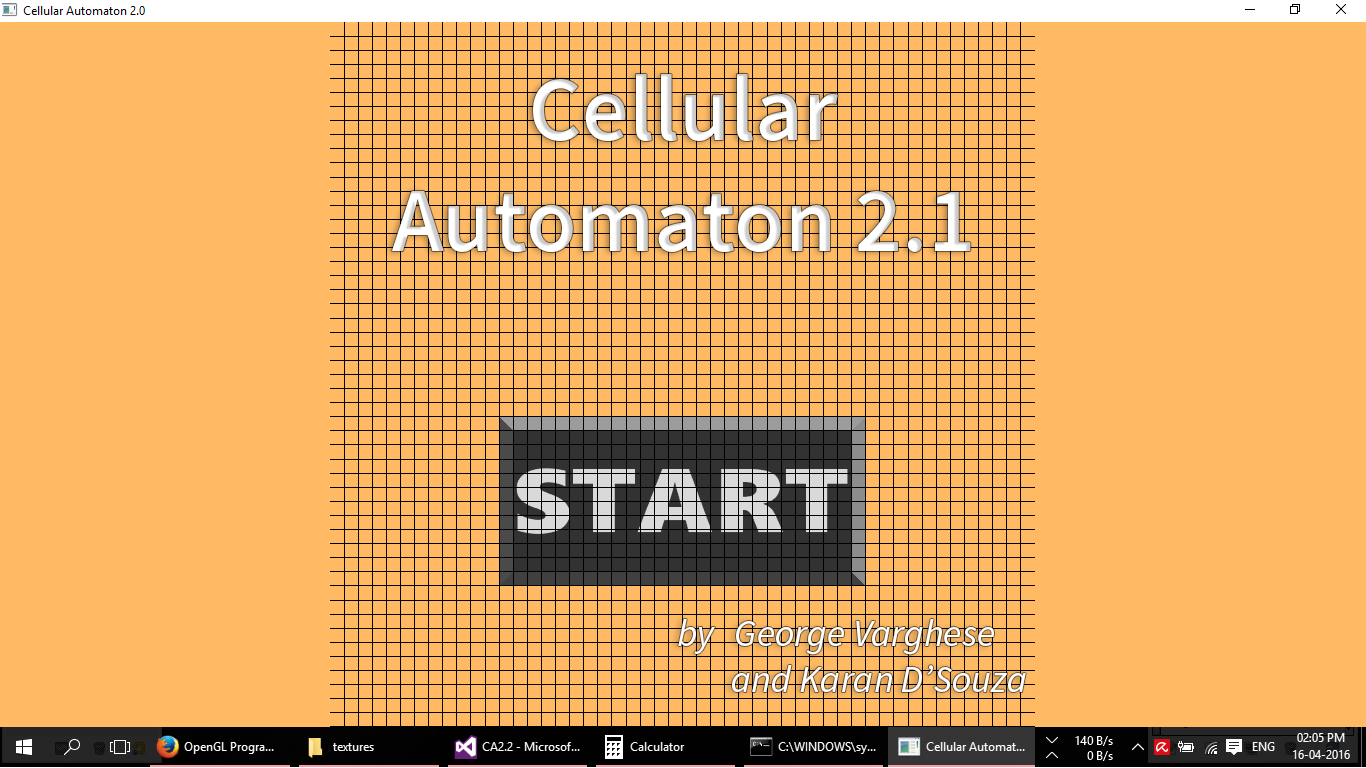
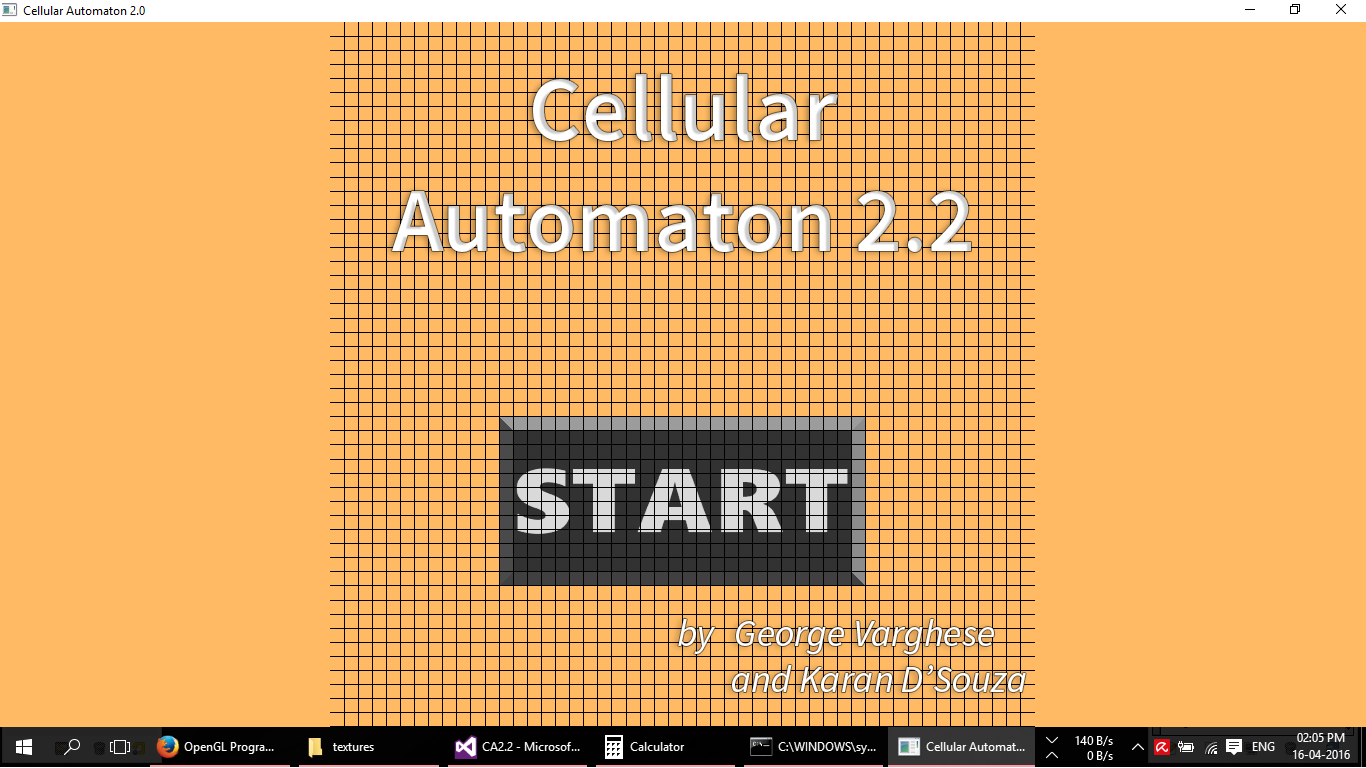
Two versions of the same layered image (1366 x 768). Layer-by-layer changes:
renamed "Cellular Automaton 2.1" to "Cellular Automaton 2.2", painted on it over [923, 187, 971, 252]
